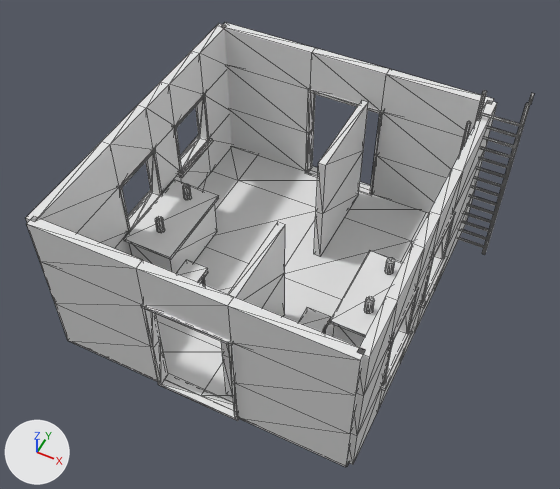
Renders of the OBJ model verdant-exchange-r1/Assets/specimen-archive-state-2.obj from each side of a commit.
Both versions are drawn from a camera (50 mm lens) standing at (4.34, -8.64, 11.87) and looking at (0.25, -0.46, 1.64). Lighting does not change. The marker at lower left points along +X, +Y and +Z. The picture after the commit comes second. Mesh edges are drawn as thin lines. Where no turn or scale is listed for an object, it has been applied to the vertices.

In view in the first picture: 'specimen-archive-state-2'.
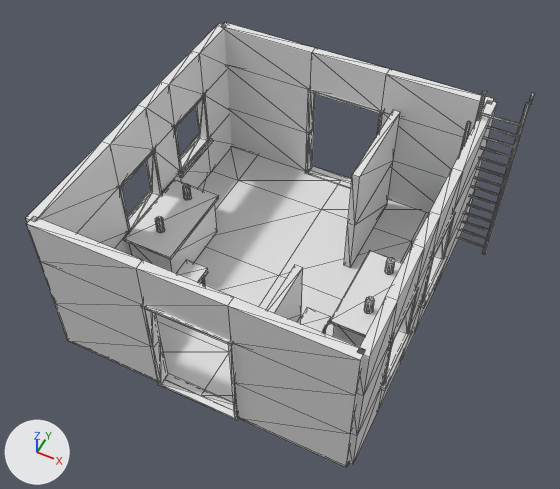
Changed parts and their boxes [x1, y1, x2, y2] in the pictures (560 x 489 px; the box of a moved part takes in the faces that stretch with it):
part 1 of me_specimen_archive_state_2, moved or reshaped: before [314, 101, 368, 256]; after [344, 110, 400, 268]
part 2 of me_specimen_archive_state_2, moved or reshaped: before [221, 222, 285, 397]; after [266, 265, 303, 323]

Patch to the scene script:
```diff
--- a/verdant-exchange-r1/Assets/specimen-archive-state-2.obj.py
+++ b/verdant-exchange-r1/Assets/specimen-archive-state-2.obj.py
@@ me_specimen_archive_state_2 @@
 me_specimen_archive_state_2.from_pydata(...)  # 1246 vertices, 2140 faces; spans x -2.92..3.45, y -3.12..3.13, z 0.0..4.0
 # used by ob_specimen_archive_state_2; location = (0.0, 0.0, 0.0)
+# me_specimen_archive_state_2 part 1: the loose piece of 12 vertices spanning x 0.38..0.52, y 0.8..2.78, z 0.15..2.61 is moved by (0.65, 0.0, 0.0)
+# me_specimen_archive_state_2 part 2: the loose piece of 12 vertices spanning x 0.38..0.52, y -2.78..-0.8, z 0.16..2.61 is scaled about its middle by (1, 0.646, 1), then moved by (0.65, -0.35, 0.0)
```
